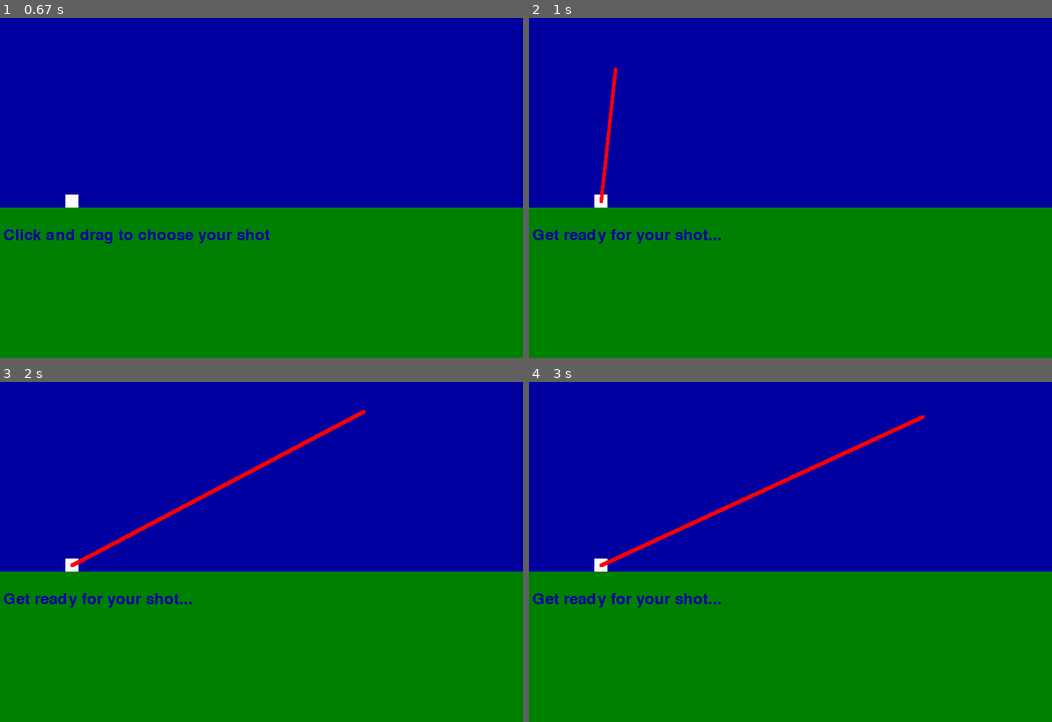
Above: before the commit, frames 1-4 (two rows, left to right).
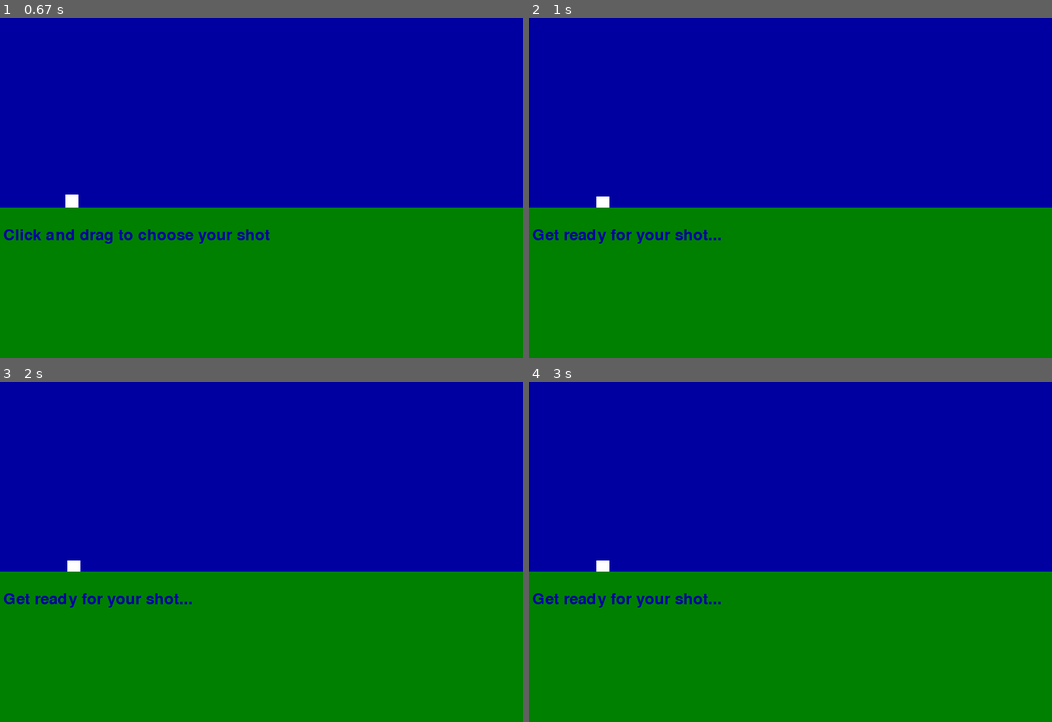
Above: after the commit, the same moments.

Repository: connorsadler/pygamehelperpublic
Game: pygame game, started from samplegame13_golf2.py
Two runs of this game, one before a commit and one after it. Both use one fixed random seed, a clock stepped at 60 frames per second and the inputs below.
Inputs (mouse positions are in pixels of both pictures, inside the frame that each line leads up to):
- Up to frame 1 (0.67 s): press the mouse at (135, 164) at 0.37 s; move the mouse to (224, 208) at 0.47 s; release the mouse at (313, 249) at 0.6 s
- Up to frame 2 (1 s): press the mouse at (664, 164) at 0.7 s; move the mouse to (638, 116) at 0.8 s; release the mouse at (612, 69) at 0.93 s
- Up to frame 3 (2 s): press the mouse at (135, 528) at 1.03 s; move the mouse to (230, 521) at 1.13 s; release the mouse at (324, 511) at 1.27 s; press the mouse at (135, 528) at 1.37 s; move the mouse to (287, 579) at 1.47 s; release the mouse at (444, 630) at 1.6 s; press the mouse at (135, 528) at 1.7 s; move the mouse to (251, 470) at 1.8 s; release the mouse at (366, 412) at 1.93 s
- Up to frame 4 (3 s): press the mouse at (664, 528) at 2.03 s; move the mouse to (774, 473) at 2.13 s; release the mouse at (884, 416) at 2.27 s; press the mouse at (664, 528) at 2.37 s; move the mouse to (633, 473) at 2.47 s; release the mouse at (607, 419) at 2.6 s; press the mouse at (664, 528) at 2.7 s; move the mouse to (795, 473) at 2.8 s; release the mouse at (921, 416) at 2.93 s

Frame 1 is identical in both runs. In frame 2, 0.3% of the frame differs, in the area x 12-17%, y 14-56%; in frame 3, 0.8%; in frame 4, 0.9%, in the area x 12-76%, y 9-56%.

Commit message:
more golf, might be a bit too complex

Diff:
--- a/samplegame13_golf2.py
+++ b/samplegame13_golf2.py
@@ -39,31 +39,72 @@
 
     def draw(self):
         drawRect(self.boundingRect, green)
-        # super().draw()
 
     def onClick(self):
         pass
+
+
+class Stage:
+    def __init__(self, gameLogicController, textMessages):
+        self.gameLogicController = gameLogicController
+        self.textMessages = textMessages
+
+    def reset(self):
+        pass
+
+    def move(self):
+        pass
+
+    def draw(self):
+        y = self.gameLogicController.y
+        for textMessage in self.textMessages:
+            drawText(textMessage, self.gameLogicController.x, y, pygamehelper.largeFont, blue)
+            y += 30
+
+    def onMouseMove(self, event):
+        pass
+
+    def onClick(self, event):
+        if event.type == pygame.MOUSEBUTTONUP:
+            # move to next stage by default when a stage is clicked
+            return True
+
+class Stage1(Stage):
+    def __init__(self, gameLogicController):
+        super().__init__(gameLogicController, ["Welcome to Golf!", "Click here to begin"])
+
+    def reset(self):
+        # move the ball back to it's initial location
+        ball = self.gameLogicController.ball
+        ball.setLocation((100, 350))
 
 #
 # Allows user to drag and draw the shot "line" away from the ball
 # This sets the angle and power of the shot
 #
-class DragAndDropShotChooser(Sprite):
-    def __init__(self, x, y, w, h):
-        super().__init__(x, y, w, h)
+class Stage2(Stage):
+    def __init__(self, gameLogicController):
+        super().__init__(gameLogicController, ["Click and drag to choose your shot"])
+        self.reset()
+
+    def reset(self):
         self.dragging = False
         self.dragEndpoint = None
-
-    def move(self):
-        pass
 
     def draw(self):
         super().draw()
         if self.dragEndpoint != None:
-            drawLineThick((self.x, self.y + self.height), self.dragEndpoint, red)
+            ball = self.gameLogicController.ball
+            drawLineThick((ball.x, ball.y + ball.height), self.dragEndpoint, red)
 
     def onClick(self, event):
+        if event.type == pygame.MOUSEBUTTONUP:
+            if self.dragging:
+                # shot chosen and mouse released
+                return True
+
         self.dragging = True
+        return False
 
     def isDragging(self):
         return self.dragging
@@ -72,6 +113,13 @@
         if self.dragging:
             self.dragEndpoint = pygame.mouse.get_pos()
 
+class Stage3(Stage):
+    def __init__(self, gameLogicController):
+        super().__init__(gameLogicController, ["Get ready for your shot..."])
+
+    def move(self):
+        ball = self.gameLogicController.ball
+        ball.moveBy(1,1)
 #
 # GameLogicController
 #
@@ -79,57 +127,34 @@
     def __init__(self, x, y, ball):
         super().__init__(x, y, screenRect.width, screenRect.height)
         self.ball = ball
-        self.numberOfStages = 3
-        self.stage = 1
-        self.chooser = None
+        self.stages = []
+        self.stages.append(Stage1(self))
+        self.stages.append(Stage2(self))
+        self.stages.append(Stage3(self))
+        self.stage = 0
 
     def move(self):
-        pass
+        self.getCurrentStage().move()
+
+    def getCurrentStage(self):
+        return self.stages[self.stage]
 
     def draw(self):
-        if self.stage == 1:
-            drawText("Welcome to Golf!", self.x, self.y, pygamehelper.largeFont, blue)
-            drawText("Click here to begin", self.x, self.y + 30, pygamehelper.largeFont, blue)
-        elif self.stage == 2:
-            drawText("Click and drag to choose your shot", self.x, self.y, pygamehelper.largeFont, blue)
-        else:
-            drawText("Get ready for your shot...", self.x, self.y, pygamehelper.largeFont, blue)
+        self.getCurrentStage().draw()
 
     def onMouseMove(self, event):
-        if self.stage == 2:
-            self.chooser.onMouseMove(event)
+        self.getCurrentStage().onMouseMove(event)
 
     def onClick(self, event):
-
-        if event.type == pygame.MOUSEBUTTONDOWN:
-
-            if self.stage == 2:
-                self.chooser.onClick(event)
-                return
-
+        clickResult = self.getCurrentStage().onClick(event)
+        if clickResult == True:
             self.nextStage()
-            if self.stage == 1:
-                if self.chooser != None:
-                    self.chooser.dead = True
-                    self.chooser = None
-            elif self.stage == 2:
-                if self.chooser == None:
-                    self.chooser = DragAndDropShotChooser(self.ball.x + 10, self.ball.y, 10, 10)
-                    addSprite(self.chooser)
-            elif self.stage == 3:
-                pass
-
-        elif event.type == pygame.MOUSEBUTTONUP:
-            if self.stage == 2:
-                if self.chooser.isDragging():
-                    # shot chosen and mouse released
-                    self.nextStage()
-
 
     def nextStage(self):
         self.stage += 1
-        if self.stage > self.numberOfStages:
-            self.stage = 1
+        if self.stage >= len(self.stages):
+            self.stage = 0
+        self.getCurrentStage().reset()
 
 
 #
